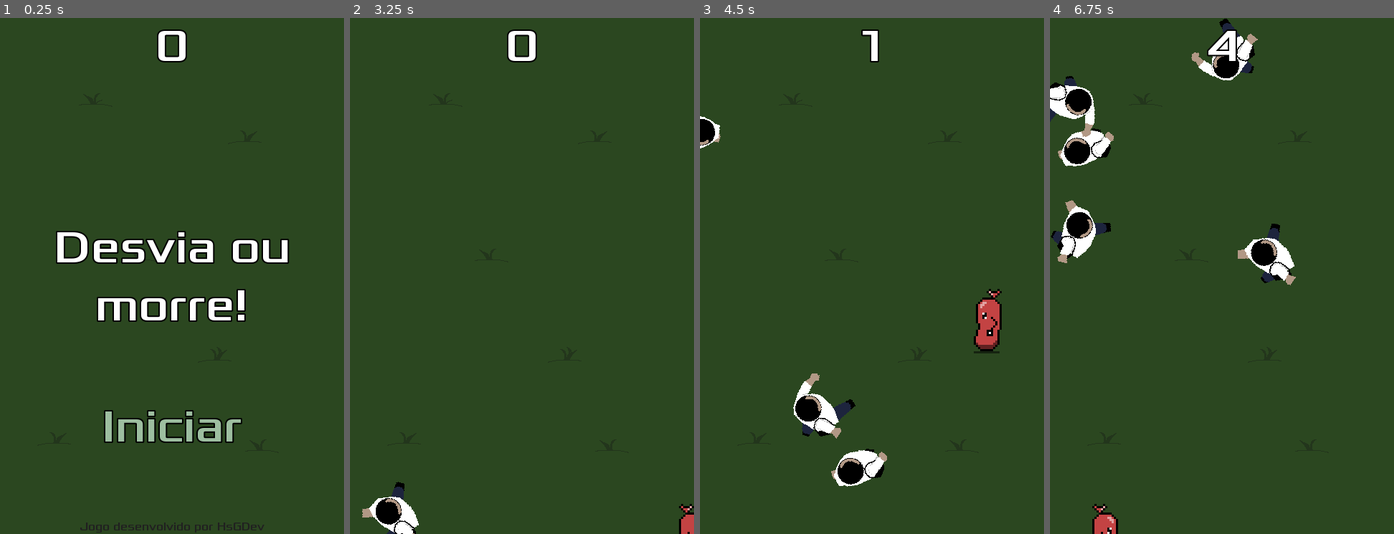
Above: before the commit, frames 1-4 (left to right).
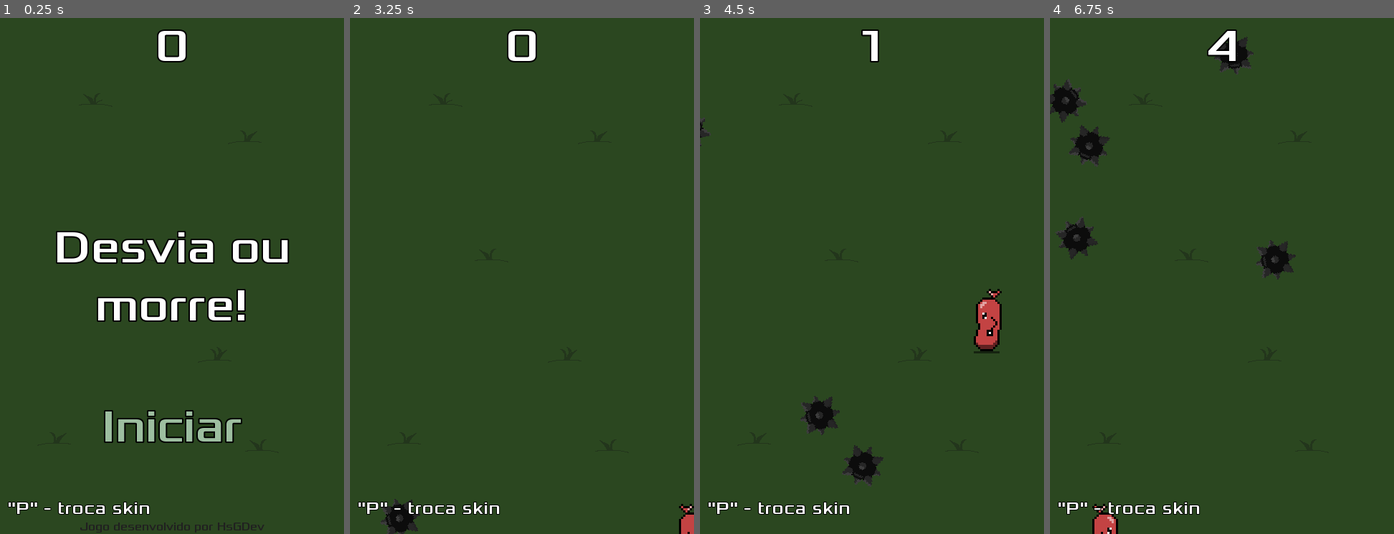
Above: after the commit, the same moments.

Repository: henriquesoaresg2/Gitteste
Game: Godot game, scene res://Main.tscn
Same seed, same stepped clock (60 frames per second), same inputs: the game is played once before the commit and once after it.
Inputs:
- Up to frame 1 (0.25 s): no input
- Up to frame 2 (3.25 s): click "Iniciar" at 0.5 s; tap Enter at 1.25 s; hold Right (ui_right) 1.28-2.03 s; hold Down (ui_down) 2.03-2.78 s; hold Right (ui_right) from 2.78 s (still down)
- Up to frame 3 (4.5 s): release Right (ui_right) at 3.53 s; hold Up (ui_up) 3.53-4.28 s; hold Left (ui_left) from 4.28 s (still down)
- Up to frame 4 (6.75 s): release Left (ui_left) at 5.78 s; hold Down (ui_down) 5.78-6.53 s; hold Right (ui_right) from 6.53 s (still down)

The runs differ from the first frame. In frame 1, 0.5% of the frame differs, in the area x 2-44%, y 93-97%; in frame 2, 1.2%; in frame 3, 2.5%; in frame 4, 4.6%, in the area x 0-72%, y 0-97%.

Commit message:
Alterações de arte
- Definido nova arte para mobs;
- Criado label avisando sobre troca de skin do player

Diff:
--- a/DesviaTudo/HUD.tscn
+++ b/DesviaTudo/HUD.tscn
@@ -13,11 +13,17 @@
 outline_color = Color( 0, 0, 0, 1 )
 font_data = ExtResource( 1 )
 
-[sub_resource type="InputEventAction" id=3]
+[sub_resource type="DynamicFont" id=3]
+size = 24
+outline_size = 1
+outline_color = Color( 0, 0, 0, 1 )
+font_data = ExtResource( 1 )
+
+[sub_resource type="InputEventAction" id=4]
 action = "ui_select"
 
-[sub_resource type="ShortCut" id=4]
-shortcut = SubResource( 3 )
+[sub_resource type="ShortCut" id=5]
+shortcut = SubResource( 4 )
 
 [node name="HUD" type="CanvasLayer"]
 script = ExtResource( 2 )
@@ -61,6 +67,20 @@
 "_edit_use_anchors_": false
 }
 
+[node name="Hints" type="Label" parent="."]
+anchor_top = 1.0
+anchor_bottom = 1.0
+margin_left = 10.0
+margin_top = -72.0
+margin_right = 216.0
+custom_fonts/font = SubResource( 3 )
+text = "\"P\" - troca skin"
+valign = 1
+autowrap = true
+__meta__ = {
+"_edit_use_anchors_": false
+}
+
 [node name="StartButton" type="Button" parent="."]
 anchor_left = 0.5
 anchor_top = 1.0
--- a/DesviaTudo/Mob.tscn
+++ b/DesviaTudo/Mob.tscn
@@ -1,24 +1,18 @@
-[gd_scene load_steps=10 format=2]
+[gd_scene load_steps=5 format=2]
 
 [ext_resource path="res://Mob.gd" type="Script" id=1]
-[ext_resource path="res://dodge_assets/art/ManWalking/sprite_5.png" type="Texture" id=8]
-[ext_resource path="res://dodge_assets/art/ManWalking/sprite_4.png" type="Texture" id=9]
-[ext_resource path="res://dodge_assets/art/ManWalking/sprite_1.png" type="Texture" id=10]
-[ext_resource path="res://dodge_assets/art/ManWalking/sprite_2.png" type="Texture" id=11]
-[ext_resource path="res://dodge_assets/art/ManWalking/sprite_0.png" type="Texture" id=12]
-[ext_resource path="res://dodge_assets/art/ManWalking/sprite_3.png" type="Texture" id=13]
+[ext_resource path="res://dodge_assets/art/BombaEspinhos.png" type="Texture" id=2]
 
 [sub_resource type="SpriteFrames" id=1]
 animations = [ {
-"frames": [ ExtResource( 12 ), ExtResource( 10 ), ExtResource( 11 ), ExtResource( 13 ), ExtResource( 9 ), ExtResource( 8 ) ],
+"frames": [ ExtResource( 2 ) ],
 "loop": true,
-"name": "man",
-"speed": 7.0
+"name": "spikebomb",
+"speed": 5.0
 } ]
 
-[sub_resource type="CapsuleShape2D" id=2]
-radius = 21.6788
-height = 13.7399
+[sub_resource type="CircleShape2D" id=2]
+radius = 17.7111
 
 [node name="Mob" type="RigidBody2D" groups=[
 "mobs",
@@ -31,15 +25,13 @@
 }
 
 [node name="AnimatedSprite" type="AnimatedSprite" parent="."]
-scale = Vector2( 0.75, 0.75 )
+scale = Vector2( 2, 2 )
 frames = SubResource( 1 )
-animation = "man"
-frame = 2
+animation = "spikebomb"
 playing = true
 flip_h = true
 
 [node name="CollisionShape2D" type="CollisionShape2D" parent="."]
-position = Vector2( 0, -7 )
 shape = SubResource( 2 )
 
 [node name="VisibilityNotifier2D" type="VisibilityNotifier2D" parent="."]
--- a/DesviaTudo/Player.tscn
+++ b/DesviaTudo/Player.tscn
@@ -22,16 +22,16 @@
 [ext_resource path="res://dodge_assets/art/salsicha/sprite_3.png" type="Texture" id=20]
 [ext_resource path="res://dodge_assets/art/salsicha/sprite_5.png" type="Texture" id=21]
 
-[sub_resource type="SpriteFrames" id=3]
+[sub_resource type="SpriteFrames" id=1]
 animations = [ {
 "frames": [ ExtResource( 4 ), ExtResource( 13 ), ExtResource( 14 ), ExtResource( 6 ) ],
 "loop": true,
 "name": "man_up",
 "speed": 5.0
 }, {
-"frames": [ ExtResource( 16 ), ExtResource( 17 ), ExtResource( 12 ), ExtResource( 7 ) ],
+"frames": [ ExtResource( 2 ), ExtResource( 3 ) ],
 "loop": true,
-"name": "man_down",
+"name": "salsicha_down",
 "speed": 5.0
 }, {
 "frames": [ ExtResource( 2 ), ExtResource( 3 ) ],
@@ -49,14 +49,14 @@
 "name": "man_side",
 "speed": 5.0
 }, {
-"frames": [ ExtResource( 2 ), ExtResource( 3 ) ],
-"loop": true,
-"name": "salsicha_down",
-"speed": 5.0
-}, {
 "frames": [ ExtResource( 19 ), ExtResource( 21 ) ],
 "loop": true,
 "name": "salsicha_side",
+"speed": 5.0
+}, {
+"frames": [ ExtResource( 16 ), ExtResource( 17 ), ExtResource( 12 ), ExtResource( 7 ) ],
+"loop": true,
+"name": "man_down",
 "speed": 5.0
 }, {
 "frames": [ ExtResource( 18 ), ExtResource( 20 ) ],
@@ -77,8 +77,8 @@
 
 [node name="AnimatedSprite" type="AnimatedSprite" parent="."]
 scale = Vector2( 3, 3 )
-frames = SubResource( 3 )
-animation = "man_idle"
+frames = SubResource( 1 )
+animation = "salsicha_idle"
 playing = true
 
 [node name="Collision_salsicha" type="CollisionShape2D" parent="."]
Not shown: 2 places in DesviaTudo/HUD.tscn that only renumber resources
Binary file added: DesviaTudo/dodge_assets/art/BombaEspinhos.png
Not shown, added: DesviaTudo/dodge_assets/art/BombaEspinhos.png.import
Binary file added: DesviaTudo/dodge_assets/art/salsicha/salsicha.png
Not shown, added: DesviaTudo/dodge_assets/art/salsicha/salsicha.png.import
Not shown, changed: DesviaTudo/compilado/Linux/DesviaOuMorre.x86_64
Not shown, changed: DesviaTudo/compilado/Windows/DesviaOuMorre.exe
